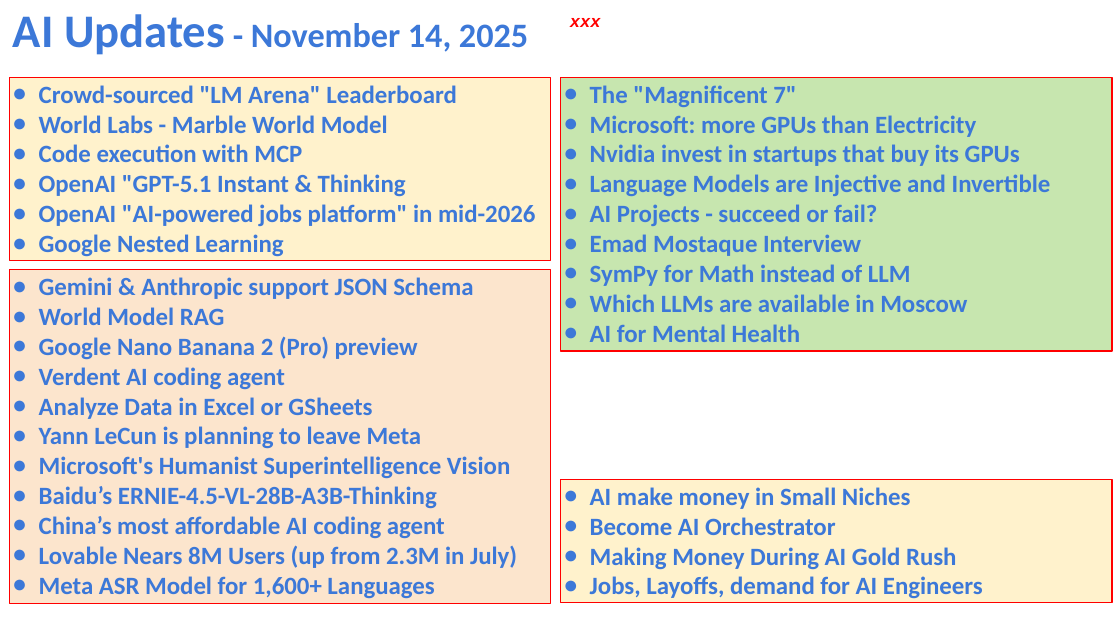
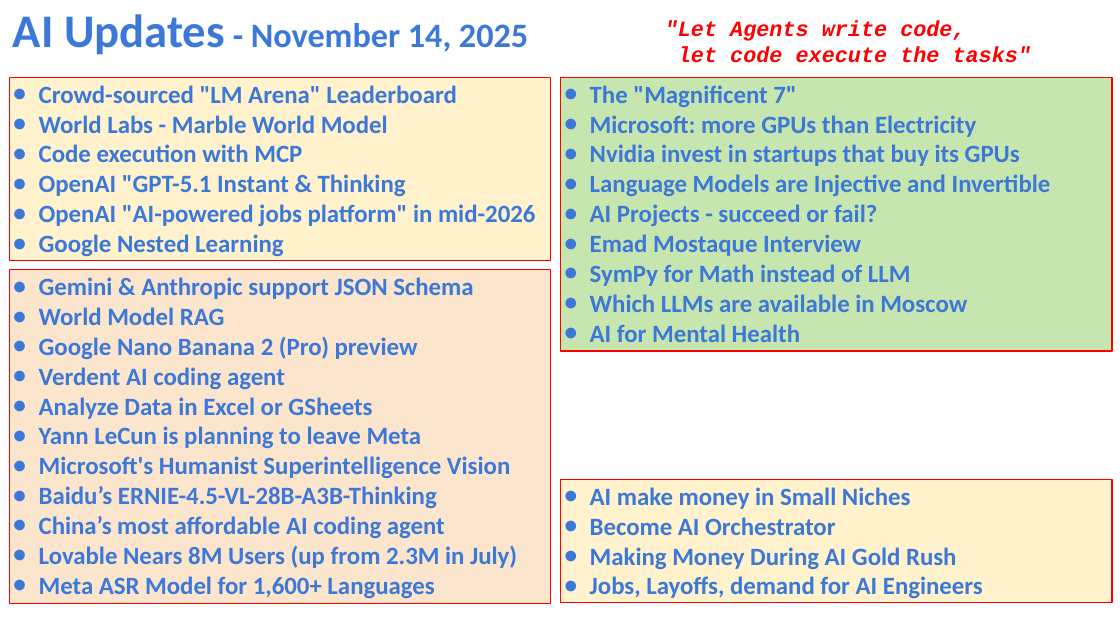
Before and after one commit to lselector/seminar, a slide deck: slide 1 of 2025/2025-11-14-AI-Updates.pptx. Drawn at 1120x630 pixels with LibreOffice and Linux fonts; fonts in the diff are those of the drawing. Boxes give left, top, right and bottom in pixels: in the first picture for what was removed or moved away, otherwise in the second. Text is boxed around its words. In the diff, an @@ line names an element or a change of style, - is before the commit and + after.

```diff
--- a/2025/2025-11-14-AI-Updates.pptx
+++ b/2025/2025-11-14-AI-Updates.pptx
@@ text at [665, 20, 1031, 63]: text changed; size 11 to 14 pt @@
-xxx
+"Let Agents write code,
+let code execute the tasks"
```
Also in this commit, not shown: 3 other slides changed.
